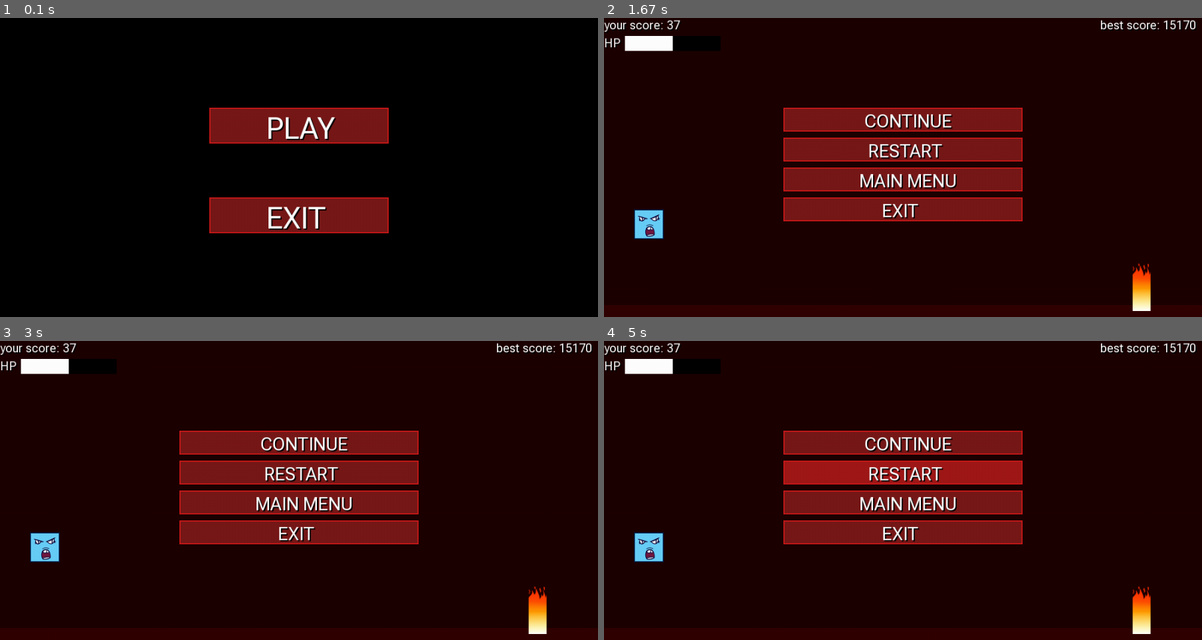
Above: before the commit, frames 1-4 (two rows, left to right).
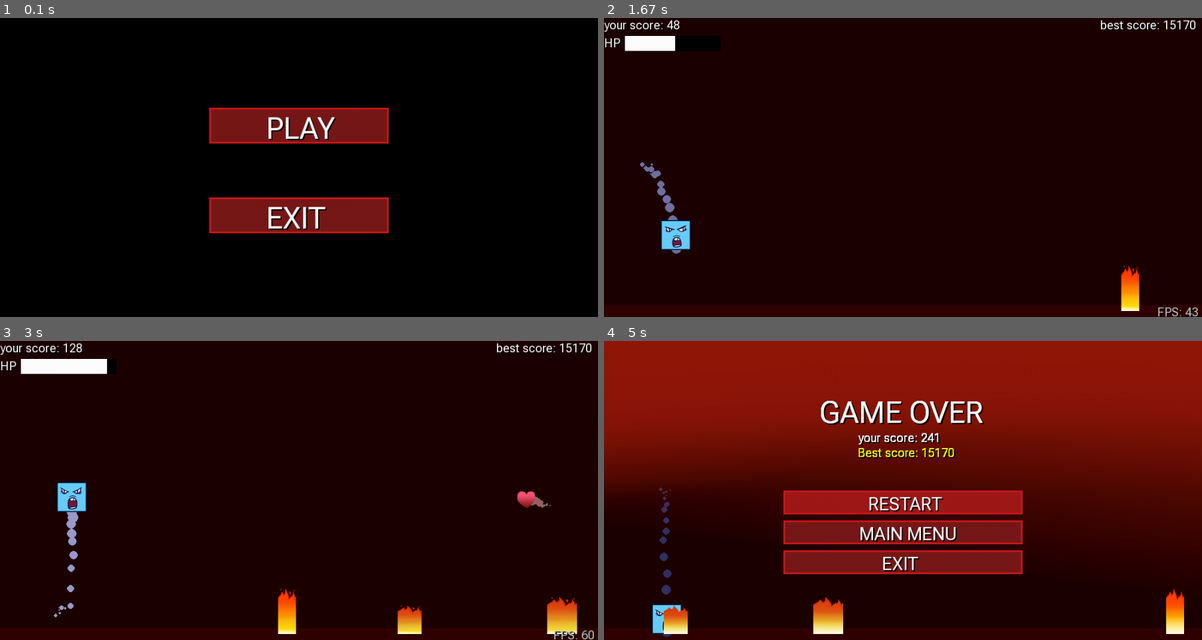
Above: after the commit, the same moments.

Repository: crawlic-stud/untitled-pygame
Game: pygame game, started from game.py
The game is run twice, just before and just after one commit, with the same random seed, the same clock (stepped at 60 frames per second) and the same inputs.
Inputs (mouse positions are in pixels of both pictures, inside the frame that each line leads up to):
- Up to frame 1 (0.1 s): no input
- Up to frame 2 (1.67 s): press the mouse at (903, 125) at 0.37 s; move the mouse to (968, 143) at 0.47 s; release the mouse at (1040, 161) at 0.6 s; tap Space at 0.67, 1.07, 1.37 s; hold Esc 1-1.47 s; hold Up 1-1.47 s; tap D at 1.5 s
- Up to frame 3 (3 s): hold Up 1.93-2.4 s; tap Space at 2, 2.3, 2.5, 2.83 s; tap Shift at 2.08 s; hold Down 2.43-2.73 s; hold Up from 2.77 s (still down)
- Up to frame 4 (5 s): release Up at 3.13 s; hold Down 3.17-3.53 s; tap Space at 3.23, 3.63, 4.3, 4.63 s; tap Shift at 3.32, 4.38 s; hold Up 3.57-3.87 s; tap A at 3.9 s; hold Down 4.23-4.53 s; hold Down 4.57-4.93 s

The runs differ from the first frame. In frame 1, 0.3% of the frame differs, in the area x 35-65%, y 30-72%; in frame 2, 15%; in frame 3, 16%; in frame 4, 63%, in the area x 0-100%, y 0-100%.

Commit message:
i think im done with this game

Diff:
--- a/game.py
+++ b/game.py
@@ -10,6 +10,7 @@
 
 clock = pygame.time.Clock()
 FPS = 60
+best = open('highscore.txt', 'r').read()
 
 player_x = 50
 player_y = display_height - 60
@@ -20,7 +21,8 @@
 bullets = []
 
 is_jump = False
-jump_count = 10
+is_double_jump = False
+jump_count = 16
 
 left = False
 right = False
@@ -31,39 +33,28 @@
               pygame.image.load('sprites/right (5).png'), pygame.image.load('sprites/right (6).png'), pygame.image.load('sprites/right (7).png'), pygame.image.load('sprites/right (8).png'),
               pygame.image.load('sprites/right (9).png'), pygame.image.load('sprites/right (10).png'), pygame.image.load('sprites/right (11).png'), pygame.image.load('sprites/right (12).png'),
               pygame.image.load('sprites/right (13).png'), pygame.image.load('sprites/right (14).png'), pygame.image.load('sprites/right (15).png')]
-walk_right = [_.convert() for _ in walk_right]
 
 walk_left = [pygame.image.load('sprites/left (4).png'),
              pygame.image.load('sprites/left (5).png'), pygame.image.load('sprites/left (6).png'), pygame.image.load('sprites/left (7).png'), pygame.image.load('sprites/left (8).png'),
              pygame.image.load('sprites/left (9).png'), pygame.image.load('sprites/left (10).png'), pygame.image.load('sprites/left (11).png'), pygame.image.load('sprites/left (12).png'),
              pygame.image.load('sprites/left (13).png'), pygame.image.load('sprites/left (14).png'), pygame.image.load('sprites/left (15).png')]
-walk_left = [_.convert() for _ in walk_left]
 
 player_stand = [pygame.image.load('sprites/front (1).png'), pygame.image.load('sprites/front (2).png'), pygame.image.load('sprites/front (3).png'),
                 pygame.image.load('sprites/front (4).png'), pygame.image.load('sprites/front (5).png')]
-player_stand = [_.convert() for _ in player_stand]
 
 fire1 = [pygame.image.load('sprites/fire1.png'), pygame.image.load('sprites/fire2.png'), pygame.image.load('sprites/fire3.png'), pygame.image.load('sprites/fire4.png'),
          pygame.image.load('sprites/fire5.png'), pygame.image.load('sprites/fire5.png'), pygame.image.load('sprites/fire4.png'), pygame.image.load('sprites/fire3.png'),
          pygame.image.load('sprites/fire2.png'), pygame.image.load('sprites/fire1.png')]
-#fire1 = [_.convert() for _ in fire1]
 
 fire2 = [pygame.image.load('sprites/fire11.png'), pygame.image.load('sprites/fire22.png'), pygame.image.load('sprites/fire33.png'), pygame.image.load('sprites/fire44.png'),
          pygame.image.load('sprites/fire55.png'), pygame.image.load('sprites/fire55.png'), pygame.image.load('sprites/fire44.png'), pygame.image.load('sprites/fire33.png'),
          pygame.image.load('sprites/fire22.png'), pygame.image.load('sprites/fire11.png')]
-#fire2 = [_.convert() for _ in fire2]
 
 fire3 = [pygame.image.load('sprites/fire111.png'), pygame.image.load('sprites/fire222.png'), pygame.image.load('sprites/fire333.png'), pygame.image.load('sprites/fire444.png'),
          pygame.image.load('sprites/fire555.png'), pygame.image.load('sprites/fire555.png'), pygame.image.load('sprites/fire444.png'), pygame.image.load('sprites/fire333.png'),
          pygame.image.load('sprites/fire222.png'), pygame.image.load('sprites/fire111.png')]
-#fire3 = [_.convert() for _ in fire3]
-
-"""background = [pygame.image.load('sprites/background1.png'), pygame.image.load('sprites/background2.png'), pygame.image.load('sprites/background3.png'),
-              pygame.image.load('sprites/background4.png'), pygame.image.load('sprites/background5.png'), pygame.image.load('sprites/background6.png'),
-              pygame.image.load('sprites/background7.png'), pygame.image.load('sprites/background8.png'), pygame.image.load('sprites/background7.png'),
-              pygame.image.load('sprites/background6.png'), pygame.image.load('sprites/background5.png'), pygame.image.load('sprites/background4.png'),
-              pygame.image.load('sprites/background3.png'), pygame.image.load('sprites/background2.png'), pygame.image.load('sprites/background1.png')]
-background = [_.convert() for _ in background]"""
+
+oof = pygame.image.load('sprites/oof.png')
 
 
 class Object:
@@ -77,10 +68,7 @@
         if self.x >= -self.width:
             self.x -= speed
         else:
-            if choice():
-                self.x = display_width + 50 + random.randrange(0, 50)
-            else:
-                self.x = display_width + random.randrange(100, 300)
+            self.x = display_width
 
 
 class Shoot:
@@ -102,31 +90,67 @@
         self.active_color = (160, 25, 25)
         self.outline_color = (200, 25, 25)
 
-    def draw(self, x, y, message, action=None):
+    def draw(self, x, y, message, action=None, args=None):
+        if args is None:
+            args = []
+
         mouse_x, mouse_y = pygame.mouse.get_pos()
         click = pygame.mouse.get_pressed()
 
         if x < mouse_x < x + self.width and y < mouse_y < y + self.height:
             pygame.draw.rect(win, self.active_color, (x, y, self.width, self.height))
-            pygame.draw.rect(win, self.outline_color, (x, y, self.width, self.height), 2)
-
-            if click[0] == 1:
-                if action == 'continue':
-                    return False
-                elif action is not None:
-                    action()
+            pygame.draw.rect(win, self.outline_color, (x, y, self.width, self.height), 3)
+
+            if click[0] == 1 and action is not None:
+                action(*args)
         else:
             pygame.draw.rect(win, self.inactive_color, (x, y, self.width, self.height))
-            pygame.draw.rect(win, self.outline_color, (x, y, self.width, self.height), 2)
+            pygame.draw.rect(win, self.outline_color, (x, y, self.width, self.height), 3)
 
         print_text(message, x + (self.width - (len(message)/2 * (self.height - 10)) - 10)//2, y + 5, font_size=self.height - 10)
 
-def choice():
-    check = random.randint(0, 5)
-    if check == 0:
-        return True
-    else:
-        return False
+
+class Ability:
+    def __init__(self, key, icon=None, action=None, cd_time=100, particles=None):
+        self.key = key
+        self.particles = particles
+        self.action = action
+        self.cd_time = cd_time
+        self.icon = icon
+        self.on_cd = False
+
+
+class Particle:
+    def __init__(self, color, shrink_speed, horizontal_speed, vertical_speed, randomize=3):
+        self.particles = []
+        self.color = color
+        self.shrink_speed = shrink_speed
+        self.h_speed = horizontal_speed
+        self.v_speed = vertical_speed
+        self.randomize = randomize
+
+    def move(self):
+        h_speed = self.h_speed
+        v_speed = self.v_speed
+        if self.particles:
+            self.remove()
+            for particle in self.particles:
+                particle['x'] -= h_speed
+                particle['y'] -= v_speed
+                if self.randomize:
+                    particle['x'] += random.randint(-20, 20) / self.randomize
+                    particle['y'] += random.randint(-20, 20) / self.randomize
+
+                particle['radius'] -= self.shrink_speed
+                pygame.draw.circle(win, self.color, (particle['x'], particle['y']), int(particle['radius']))
+
+    def add(self, x, y, radius):
+        particle_list = {'x': x, 'y': y, 'radius': radius}
+        self.particles.append(particle_list)
+
+    def remove(self):
+        particles_copy = [particle for particle in self.particles if particle['radius'] > 0]
+        self.particles = particles_copy
 
 
 def start_menu():
@@ -146,42 +170,24 @@
         pygame.display.update()
 
 
-def draw_window(spikes, heart, obstacle_speed):
-    global anim_count, FPS
-    win.fill((30, 0, 0))
-    pygame.draw.rect(win, (50, 0, 0), (0, 480, 1000, 20))
-
-    if anim_count + 1 >= 60:
-        anim_count = 0
-
-    if left:
-        win.blit(walk_left[anim_count // (FPS//12)], (player_x, player_y))
-        anim_count += 1
-    elif right:
-        win.blit(walk_right[anim_count // (FPS//12)], (player_x, player_y))
-        anim_count += 1
-    else:
-        win.blit(player_stand[anim_count // (FPS//5)], (player_x, player_y))
-        anim_count += 1
-
-    draw_spikes(spikes, obstacle_speed)
-    draw_hearts(heart, obstacle_speed)
-
-
-def jump():
-    global player_y, jump_count, is_jump
-
-    if jump_count >= -10:
-        if jump_count < 0:
-            player_y += (jump_count ** 2) // 1.5
-        else:
-            player_y -= (jump_count ** 2) // 1.5
+def dash(distance):
+    global player_x, left, right
+    if left and player_x > 5:
+        player_x -= distance
+    elif right and player_x < (display_width - player_width - 5):
+        player_x += distance
+
+
+def jump(height, jump_particles):
+    global player_y, is_jump, jump_count
+
+    if jump_count >= -16:
+        player_y -= (jump_count * abs(jump_count)) * (height/10)
+        jump_particles.add(player_x + player_width // 2, player_y + player_height, 10)
         jump_count -= 1
     else:
+        jump_count = 16
         is_jump = False
-        jump_count = 10
-
-# def shooting(bullets)
 
 
 def create_spikes(spikes, x=1000):
@@ -190,9 +196,10 @@
     spikes.append(Object(x + 550, display_height - 75, 50, 65))
 
 
-def draw_spikes(spikes, speed=6):
+def draw_spikes(spikes, speed, fire_particles):
     global anim_count, FPS
     for spike in spikes:
+        #fire_particles.add(spike.x + spike.width//2, spike.y + spike.height//2, spike.width//2)
         if spike.width == 30:
             win.blit(fire1[anim_count // (FPS//10)], (spike.x, spike.y))
         elif spike.width == 40:
@@ -202,8 +209,9 @@
         spike.move(speed)
 
 
-def draw_hearts(heart, speed=5):
+def draw_hearts(heart, speed, heart_particles):
     win.blit(pygame.image.load('sprites/heart.png'), (heart.x, heart.y))
+    heart_particles.add(heart.x + heart.width//2, heart.y + heart.height//2, 10)
     heart.move(speed)
 
 
@@ -214,7 +222,8 @@
     win.blit(text, (x, y))
 
 
-def pause():
+def pause(points, hp, spikes, heart):
+    pygame.time.delay(300)
     paused = True
     while paused:
         clock.tick(FPS)
@@ -224,7 +233,7 @@
                 pygame.quit()
 
         button = Button(400, 40)
-        button.draw((display_width - button.width)//2, 150, 'CONTINUE')
+        button.draw((display_width - button.width)//2, 150, 'CONTINUE', run_game, [points, hp, spikes, heart])
         button.draw((display_width - button.width)//2, 200, 'RESTART', restart)
         button.draw((display_width - button.width)//2, 250, 'MAIN MENU', start_menu)
         button.draw((display_width - button.width)//2, 300, 'EXIT', pygame.quit)
@@ -232,8 +241,11 @@
         keys = pygame.key.get_pressed()
         if keys[pygame.K_RETURN]:
             paused = False
+        elif keys[pygame.K_ESCAPE]:
+            paused = False
 
         pygame.display.update()
+    pygame.time.delay(200)
 
 
 def check_collision(object, x, y, width, height):
@@ -251,7 +263,7 @@
             print_text('NEW BEST SCORE!!!', display_width // 4 + 80, 200, font_size=40, font_color=(255, 255, 0))
 
         print_text('GAME OVER', display_width // 4 + 110, 90, font_size=50)
-        print_text(('your score: ' + str(points)), display_width // 4 + 175, 150, font_size=20)
+        print_text(('your score: ' + str(int(points))), display_width // 4 + 175, 150, font_size=20)
         print_text(('Best score: ' + open('highscore.txt', 'r').read()), display_width // 4 + 174, 175, font_color=(255, 255, 0), font_size=20)
 
         button = Button(400, 40)
@@ -306,7 +318,7 @@
 def high_score(points):
     if int(open('highscore.txt', 'r').read()) < points:
         file = open('highscore.txt', 'w')
-        file.write(str(points))
+        file.write(str(int(points)))
         return True
 
 # shooting
@@ -331,28 +343,72 @@
 
 
 def run_game(points=0, hp=20, spikes=[], heart=Object(1500, display_height - 250, 30, 30), max_hp=40):
-    global is_jump
-    obstacle_speed = 6
+    global is_jump, is_double_jump, right, left
+    obstacle_speed = 5
     run = True
-    best = open('highscore.txt', 'r').read()
-    create_spikes(spikes)
     heart_rate = 5000
+    radius = 10
+    FPS = 60
+
+    def draw_window():
+        global anim_count, best
+
+        win.fill((30, 0, 0))
+        pygame.draw.rect(win, (50, 0, 0), (0, 480, 1000, 20))
+
+        # fire_particles.move()
+        heart_particles.move()
+        player_particles.move()
+        dash_particles.move()
+        jump_particles.move()
+
+        if anim_count + 1 >= 60:
+            anim_count = 0
+
+        if left:
+            win.blit(walk_left[anim_count // (FPS // 12)], (player_x, player_y))
+            anim_count += 1
+        elif right:
+            win.blit(walk_right[anim_count // (FPS // 12)], (player_x, player_y))
+            anim_count += 1
+        else:
+            win.blit(player_stand[anim_count // (FPS // 5)], (player_x, player_y))
+            anim_count += 1
+
+        draw_spikes(spikes, obstacle_speed, fire_particles)
+        draw_hearts(heart, obstacle_speed, heart_particles)
+
+    player_particles = Particle((100, 50, 50), 0.6, 1, 0, randomize=5)
+    dash_particles = Particle((200, 200, 200), 0.8, 0, 4)
+    jump_particles = Particle((200, 200, 200), 0.5, 0, 1, randomize=10)
+    fire_particles = Particle((194, 93, 35), 2, 6, 5, randomize=10)
+    heart_particles = Particle((150, 100, 100), 0.5, 3, -0.5, randomize=20)
+
     while run:
 
         player = (player_x, player_y, player_width, player_height)
         clock.tick(FPS)
         points += 1
 
+        if points == 1:
+            create_spikes(spikes)
         if points % 1000 == 0:
             heart_rate += 1000
-            obstacle_speed += 1
-        elif points % 3001 == 0:
+            obstacle_speed += 0.5
+        if points % 3000 == 0:
             index = random.randint(0, 2)
             width = [30, 40, 50]
             height = [80, 50, 65]
             spikes.append(Object(1000 + random.randint(100, 1000),
                                  display_height - height[index] - 10, width[index], height[index]))
 
+        if not is_jump:
+            player_particles.add(player_x + player_width//2, player_y + player_height//3, radius=10)
+
+        player_particles.color = (50 + hp * 3, 50 + hp * 3, 100 + hp * 3)
+        dash_particles.color = (50 + hp * 3, 50 + hp * 3, 100 + hp * 3)
+        jump_particles.color = (50 + hp * 3, 50 + hp * 3, 100 + hp * 3)
+
         # bugfix
         if player_y > display_height - 60:
             restart()
@@ -360,11 +416,16 @@
         for event in pygame.event.get():
             if event.type == pygame.QUIT:
                 pygame.quit()
+            if event.type == pygame.KEYDOWN:
+                if event.key == pygame.K_LSHIFT:
+                    for i in range(1, 101):
+                        dash_particles.add(player_x + player_width//2, player_y + player_height//2, radius=i/5)
+                        dash(i/30)
 
         keys = pygame.key.get_pressed()
 
         if keys[pygame.K_ESCAPE]:
-            pause()
+            pause(points, hp, spikes, heart)
 
         if keys[pygame.K_a]:
             move_left()
@@ -373,11 +434,16 @@
         else:
             stand()
 
+        if keys[pygame.K_UP] and hp < 40:
+            hp += 1
+        elif keys[pygame.K_DOWN] and hp > 1:
+            hp -= 1
+
         if not is_jump:
             if keys[pygame.K_SPACE]:
                 is_jump = True
-        else:
-            jump()
+        elif is_jump:
+            jump(1.5, jump_particles)
 
         if check_collision(heart, *player):
             if hp <= max_hp - 3:
@@ -385,22 +451,24 @@
             else:
                 hp = 40
             # spawning heart again after eating
-            heart = Object(random.randrange(heart_rate - 3000, heart_rate), display_height - 250, 30, 30)
-
-        draw_window(spikes, heart, obstacle_speed)
+            heart = Object(random.randint(heart_rate - 3000, heart_rate), display_height - 250 + random.randint(-10, 10), 30, 30)
+
+        draw_window()
 
         for spike in spikes:
+
             if check_collision(spike, *player):
                 if hp <= 0:
                     game_over(points)
                 else:
-                    win.blit(pygame.image.load('sprites/oof.png'), (0, 0))
+                    win.blit(oof, (0, 0))
                     hp -= 1
 
         pygame.draw.rect(win, (0, 0, 0), (35, 30, 160, 25))
         pygame.draw.rect(win, (255, 255, 255), (35, 30, hp * 4, 25))
         print_text('HP', 0, 30, font_size=20)
-        print_text(('your score: ' + str(points)), 0, 0, font_size=20)
+        print_text(f'FPS: {str(round(clock.get_fps()))}', 925, 480, font_size=20, font_color=(200, 200, 200))
+        print_text(('your score: ' + str(int(points))), 0, 0, font_size=20)
         print_text(('best score: ' + best), display_width - 170, 0, font_size=20)
 
         pygame.display.update()
--- /dev/null
+++ b/test.py
@@ -0,0 +1,44 @@
+import pygame as pg
+
+def rotate(image, rect, angle):
+    """Rotate the image while keeping its center."""
+    # Rotate the original image without modifying it.
+    new_image = pg.transform.rotate(image, angle)
+    # Get a new rect with the center of the old rect.
+    rect = new_image.get_rect(center=rect.center)
+    return new_image, rect
+
+
+def main():
+    clock = pg.time.Clock()
+    screen = pg.display.set_mode((640, 480))
+    gray = pg.Color('gray15')
+    blue = pg.Color('dodgerblue2')
+
+    image = pg.Surface((320, 200), pg.SRCALPHA)
+    pg.draw.polygon(image, blue, ((0, 0), (320, 100), (0, 200)))
+    # Keep a reference to the original to preserve the image quality.
+    orig_image = image
+    rect = image.get_rect(center=(320, 240))
+    angle = 0
+
+    done = False
+    while not done:
+        for event in pg.event.get():
+            if event.type == pg.QUIT:
+                done = True
+
+        angle += 1
+        image, rect = rotate(orig_image, rect, angle)
+
+        screen.fill(gray)
+        pg.draw.rect(screen, (255, 255, 255), rect)
+        screen.blit(image, rect)
+        pg.display.flip()
+        clock.tick(10)
+
+
+if __name__ == '__main__':
+    pg.init()
+    main()
+    pg.quit()
